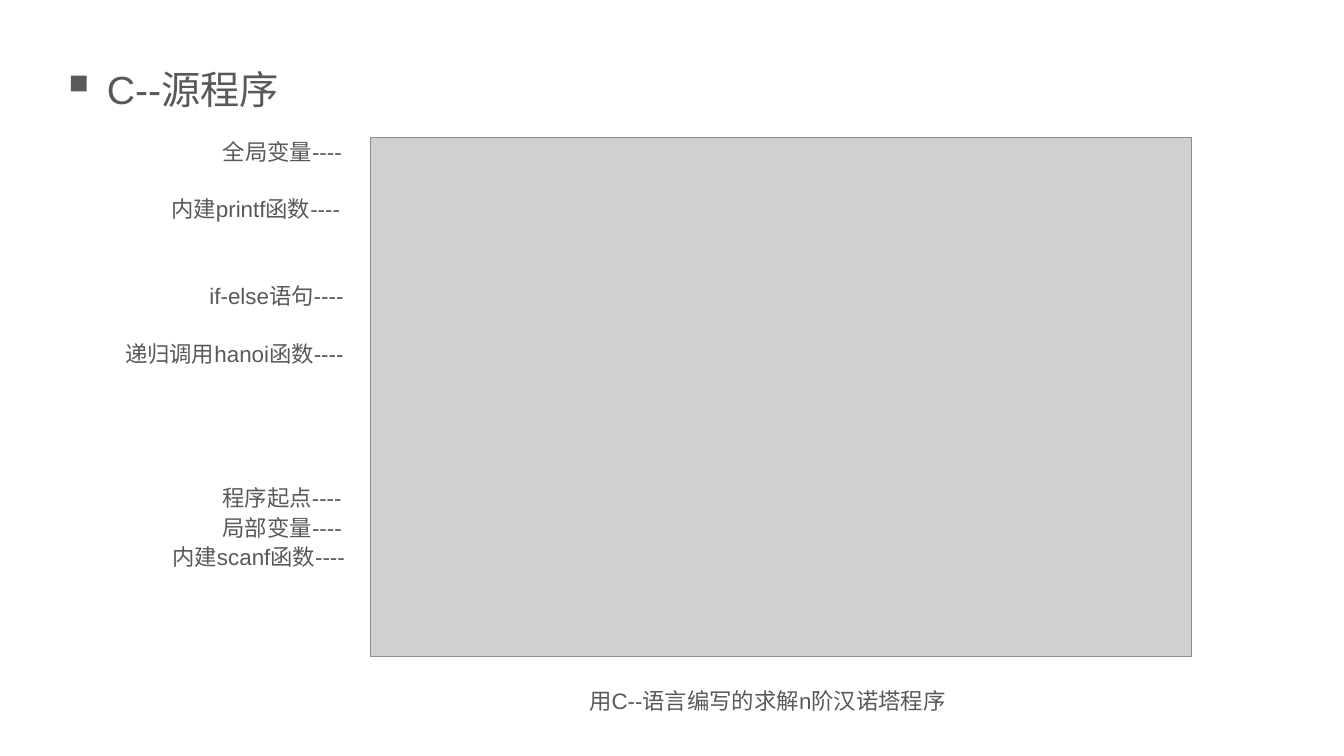
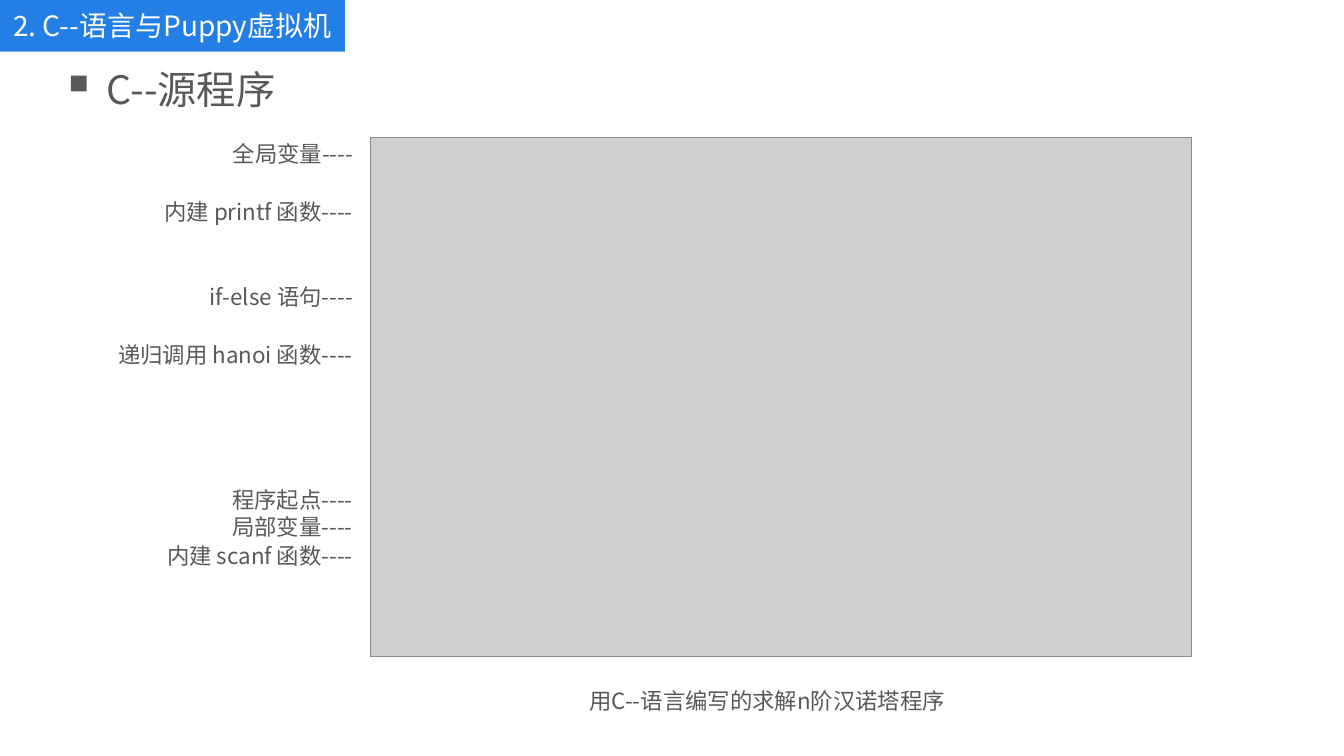
Before and after one commit to kkli28/cc, a slide deck: slide 6 of 论文相关/答辩ppt.pptx. Drawn at 1344x756 pixels with LibreOffice and Linux fonts; fonts in the diff are those of the drawing; grey boxes stand for pictures. Boxes give left, top, right and bottom in pixels: in the first picture for what was removed or moved away, otherwise in the second. Text is boxed around its words. In the diff, an @@ line names an element or a change of style, - is before the commit and + after.

```diff
--- a/论文相关/答辩ppt.pptx
+++ b/论文相关/答辩ppt.pptx
@@ rectangle added at box(0, 0, 345, 51), fill #237FE5, 20 pt, text #FFFFFF @@
+2. C--语言与Puppy虚拟机
@@ text "C--源程序" at box(107, 71, 275, 107): font Arial to Noto Sans CJK SC @@
@@ text "全局变量----": place and size @@
-text "全局变量----" at box(223, 141, 342, 162)
+text "全局变量----" at box(233, 143, 353, 164)
@@ text at box(164, 201, 353, 225): text changed; font Arial to Noto Sans CJK SC @@
-内建printf函数----
+内建 printf 函数----
@@ text at box(210, 286, 353, 307): text changed; font Arial to Noto Sans CJK SC @@
-if-else语句----
+if-else 语句----
@@ text at box(118, 344, 353, 365): text changed; font Arial to Noto Sans CJK SC @@
-递归调用hanoi函数----
+递归调用 hanoi 函数----
@@ text "程序起点----": place and size @@
-text "程序起点----" at box(223, 487, 342, 508)
+text "程序起点----" at box(232, 489, 352, 510)
@@ font Arial to Noto Sans CJK SC; alignment left to right in 3 elements at box(233, 143, 353, 164), box(232, 489, 352, 510), box(232, 516, 352, 537) @@
@@ text "局部变量----": place and size @@
-text "局部变量----" at box(223, 517, 342, 538)
+text "局部变量----" at box(232, 516, 352, 537)
@@ text at box(167, 545, 353, 566): text changed; font Arial to Noto Sans CJK SC @@
-内建scanf函数----
+内建 scanf 函数----
@@ text "用C--语言编写的求解n阶汉诺塔程序" at box(589, 690, 944, 711): font Arial to Noto Sans CJK SC @@
```
Also in this commit, not shown: 17 other slides changed, 8 slides added, 1 slide removed, 1 other file.
